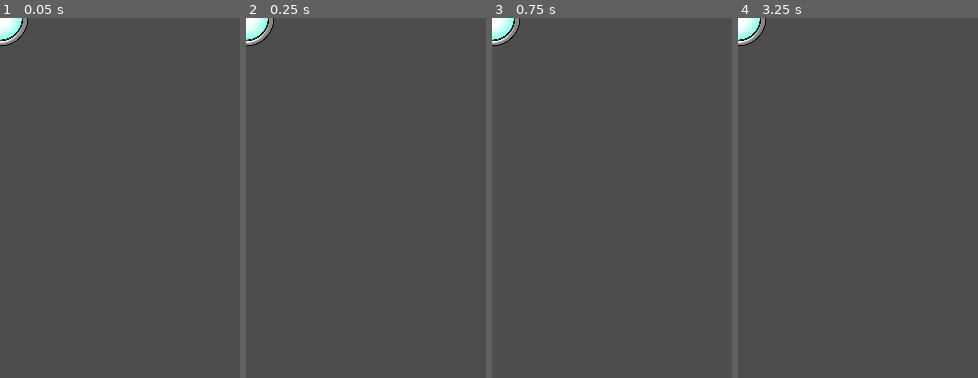
Above: before the commit, frames 1-4 (left to right).
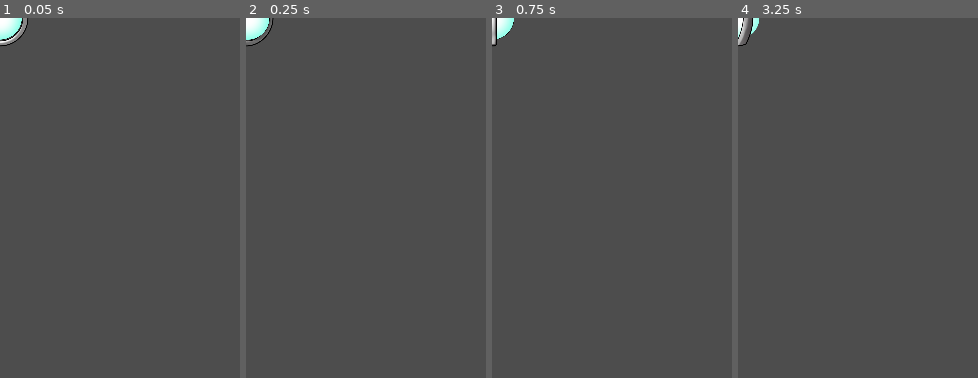
Above: after the commit, the same moments.

Repository: siddydutta/DYHTG-2024-SpaceEscape
Game: Godot game, scene res://SpeedUpBuffScene.tscn
Two runs of this game, one before a commit and one after it. Both use one fixed random seed, a clock stepped at 60 frames per second and the inputs below. This scene is started directly instead of the project's main scene.
Inputs:
- Up to frame 1 (0.05 s): no input
- Up to frame 2 (0.25 s): no input
- Up to frame 3 (0.75 s): tap Enter at 0.5 s; hold Right (move_right) from 0.53 s (still down)
- Up to frame 4 (3.25 s): release Right (move_right) at 1.28 s; hold Left (move_left) 1.28-2.03 s; hold Right (move_right) from 2.03 s (still down)
The pictures show only the part of the screen within x 0-50%, y 0-50%; the shares and areas given below are measured in that part.

Frame 1 is identical in both runs. In frame 2, 0.3% of the frame differs, in the area x 0-12%, y 0-8%; in frame 3, 0.4%; in frame 4, 0.6%.

Commit message:
more more bugfixes

Diff:
--- a/SpeedDownBuffScene.tscn
+++ b/SpeedDownBuffScene.tscn
@@ -1,5 +1,6 @@
-[gd_scene load_steps=9 format=3 uid="uid://b8bienfj6civc"]
+[gd_scene load_steps=10 format=3 uid="uid://b8bienfj6civc"]
 
+[ext_resource type="Script" path="res://SpeedDownBuff.gd" id="1_e6ssw"]
 [ext_resource type="Texture2D" uid="uid://g4e1omfidfms" path="res://Sprites 2/Power ups/Red/frame 1.png" id="2_6xcfo"]
 [ext_resource type="Texture2D" uid="uid://bmarr5ttq3ouc" path="res://Sprites 2/Power ups/Red/frame 2.png" id="3_cuhqi"]
 [ext_resource type="Texture2D" uid="uid://cygdubk0d7vs0" path="res://Sprites 2/Power ups/Red/frame 3.png" id="4_ejk75"]
@@ -28,7 +29,7 @@
 "duration": 1.0,
 "texture": ExtResource("7_klbgh")
 }],
-"loop": false,
+"loop": true,
 "name": &"speedDownBuff",
 "speed": 5.0
 }]
@@ -39,11 +40,13 @@
 [node name="SpeedDownBuff" type="RigidBody2D" groups=["speedDown"]]
 collision_mask = 0
 gravity_scale = 0.0
+script = ExtResource("1_e6ssw")
 
 [node name="AnimatedSprite2D" type="AnimatedSprite2D" parent="."]
 scale = Vector2(0.18, 0.18)
 sprite_frames = SubResource("SpriteFrames_3f6y5")
 animation = &"speedDownBuff"
+frame_progress = 0.640695
 metadata/_edit_group_ = true
 
 [node name="CollisionShape2D" type="CollisionShape2D" parent="."]
--- a/SpeedUpBuff.gd
+++ b/SpeedUpBuff.gd
@@ -3,7 +3,7 @@
 @onready var sprite = $AnimatedSprite2D
 
 func _ready():
-	sprite.play("speedDownBuff")
+	sprite.play("speedUpBuff")
 
 func _process(delta: float) -> void:
 	pass
--- a/SpeedUpBuffScene.tscn
+++ b/SpeedUpBuffScene.tscn
@@ -29,7 +29,7 @@
 "duration": 1.0,
 "texture": ExtResource("7_u73qa")
 }],
-"loop": false,
+"loop": true,
 "name": &"speedUpBuff",
 "speed": 5.0
 }]
@@ -46,6 +46,8 @@
 scale = Vector2(0.18, 0.18)
 sprite_frames = SubResource("SpriteFrames_3f6y5")
 animation = &"speedUpBuff"
+frame = 5
+frame_progress = 1.0
 metadata/_edit_group_ = true
 
 [node name="CollisionShape2D" type="CollisionShape2D" parent="."]
Not shown: 1 places in SpeedUpBuffScene.tscn that only renumber resources
